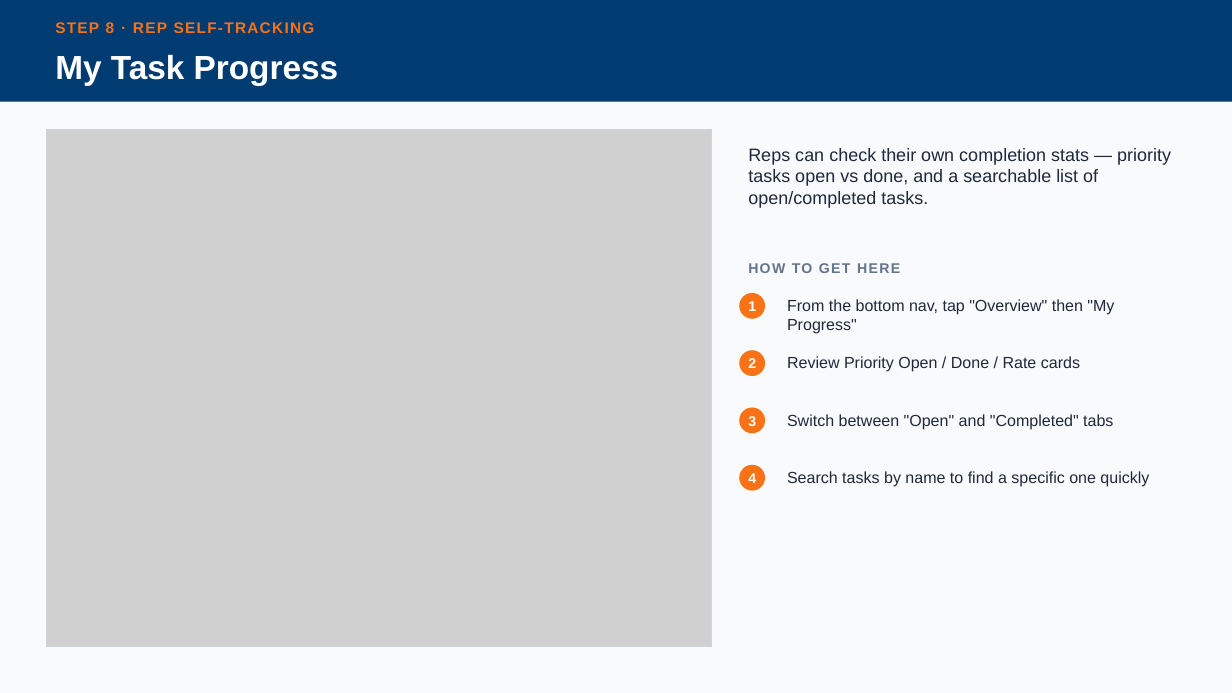
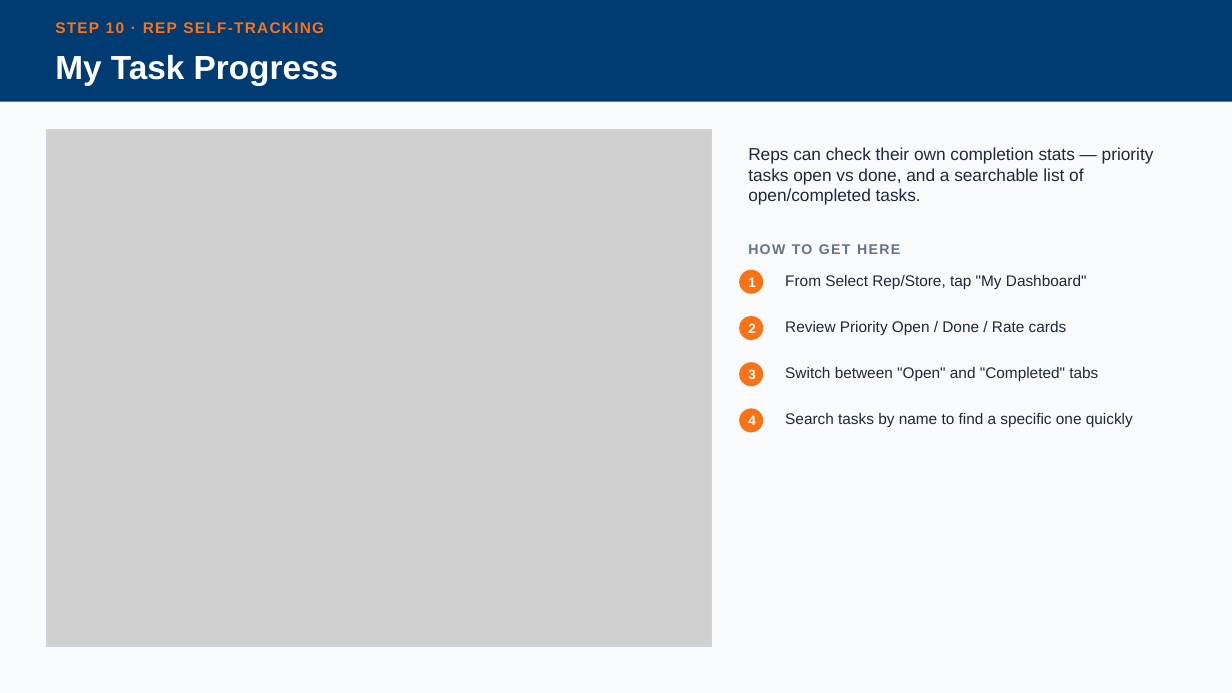
Before and after one commit to cpillay2404/Stockfix, a slide deck: slide 14 of screenshots/StockFix_Navigation_Guide.pptx (slide 9 before the commit). Drawn at 1232x693 pixels with LibreOffice and Linux fonts; fonts in the diff are those of the drawing; grey boxes stand for pictures. Boxes give left, top, right and bottom in pixels: in the first picture for what was removed or moved away, otherwise in the second. Text is boxed around its words. In the diff, an @@ line names an element or a change of style, - is before the commit and + after.

```diff
--- a/screenshots/StockFix_Navigation_Guide.pptx
+++ b/screenshots/StockFix_Navigation_Guide.pptx
@@ text at bbox=[55, 22, 324, 33]: text changed @@
-STEP 8 · REP SELF-TRACKING
+STEP 10 · REP SELF-TRACKING
@@ text "Reps can check their own ..." at bbox=[748, 147, 1154, 205]: size 14 to 13.5 pt @@
@@ text "HOW TO GET HERE": place and size @@
-text "HOW TO GET HERE" at bbox=[748, 263, 900, 273]
+text "HOW TO GET HERE" at bbox=[748, 244, 900, 254]
@@ text "1": place and size @@
-text "1" at bbox=[748, 301, 756, 311]
+text "1" at bbox=[748, 277, 755, 287]
@@ ellipse: place and size @@
-ellipse at bbox=[739, 293, 765, 319]
+ellipse at bbox=[739, 270, 763, 294]
@@ text at bbox=[785, 275, 1087, 289]: text changed; size 12.5 to 12 pt @@
-From the bottom nav, tap "Overview" then "My Progress"
+From Select Rep/Store, tap "My Dashboard"
@@ text "2": place and size @@
-text "2" at bbox=[748, 358, 756, 368]
+text "2" at bbox=[748, 323, 755, 333]
@@ ellipse: place and size @@
-ellipse at bbox=[739, 350, 765, 376]
+ellipse at bbox=[739, 316, 763, 340]
@@ text "Review Priority Open / Done ...": place and size @@
-text "Review Priority Open / Done ..." at bbox=[787, 356, 1080, 372]
+text "Review Priority Open / Done ..." at bbox=[785, 321, 1067, 335]
@@ text "Switch between "Open" and "Completed" ...": place and size @@
-text "Switch between "Open" and "Completed" ..." at bbox=[787, 414, 1113, 430]
+text "Switch between "Open" and "Completed" ..." at bbox=[785, 367, 1098, 382]
@@ text "3": place and size @@
-text "3" at bbox=[748, 416, 756, 426]
+text "3" at bbox=[748, 369, 755, 379]
@@ ellipse: place and size @@
-ellipse at bbox=[739, 408, 765, 433]
+ellipse at bbox=[739, 362, 763, 386]
@@ size 11 to 10.5 pt in 4 elements at bbox=[748, 277, 755, 287], bbox=[748, 323, 755, 333], bbox=[748, 369, 755, 379], bbox=[748, 416, 755, 425] @@
@@ text "4": place and size @@
-text "4" at bbox=[748, 473, 756, 483]
+text "4" at bbox=[748, 416, 755, 425]
@@ ellipse: place and size @@
-ellipse at bbox=[739, 465, 765, 491]
+ellipse at bbox=[739, 409, 763, 433]
@@ size 12.5 to 12 pt in 3 elements at bbox=[785, 321, 1067, 335], bbox=[785, 367, 1098, 382], bbox=[785, 413, 1133, 428] @@
@@ text "Search tasks by name to ...": place and size @@
-text "Search tasks by name to ..." at bbox=[787, 471, 1149, 487]
+text "Search tasks by name to ..." at bbox=[785, 413, 1133, 428]
```
Also in this commit, not shown: 8 other slides changed, 7 slides added, 2 slides removed, 8 other files.
